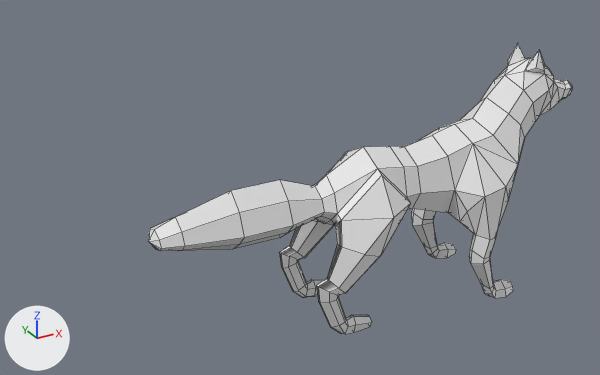
Two versions of the FBX model Red Riding Hod/Assets/prevabs/Serigala.fbx, one commit apart.
Before and after are seen from a 50 mm lens placed at (-5.4, -6.98, 5.13), pointed at (-1.41, 0.26, 1.51). Arrows for +X, +Y and +Z are at lower left; the lights stay in place. Mesh edges are drawn as thin lines. Where no turn or scale is listed for an object, it has been applied to the vertices.
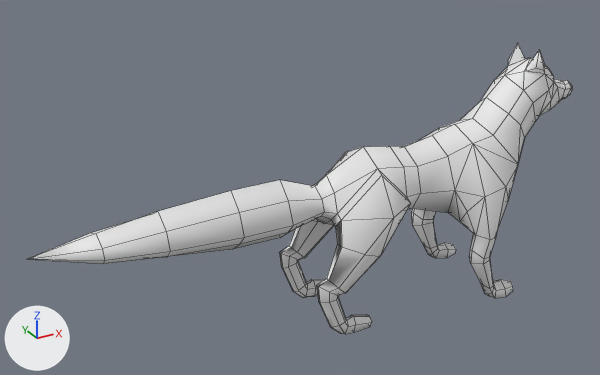
What the commit changed:
me_plane_001 is used by ob_plane_004; location (-0.063, 0.0, 1.473).
me_plane_001 had 429 vertices, 472 faces and spanned x -3.17..2.28, y -0.71..0.71, z -1.51..1.31.
me_plane_001 now has 429 vertices, 472 faces and spans x -4.3..2.28, y -0.71..0.71, z -1.51..1.31.
me_plane_001 part 1: 17 of 429 vertices moved; they spanned x -3.17..-2.88, y -0.22..0.22, z -0.22..0.15 and now span x -4.3..-3.05, y -0.29..0.29, z -0.25..0.25; mean shift (-0.41, 0.0, 0.04); largest move (-3.17, 0.0, -0.04) -> (-4.3, 0.0, 0.06).
me_plane_001 part 2: the surface is now shaded smooth.

What differs and where, as boxes [x1, y1, x2, y2] in the pictures (600 x 375 px; the box of a moved part takes in the faces that stretch with it):
'Plane.004', reshaped (28% wider)
    before: [148, 43, 573, 334]
    after: [29, 43, 573, 334]
part 1 of me_plane_001, moved or reshaped
    before: [148, 191, 244, 251]
    after: [29, 191, 244, 264]
